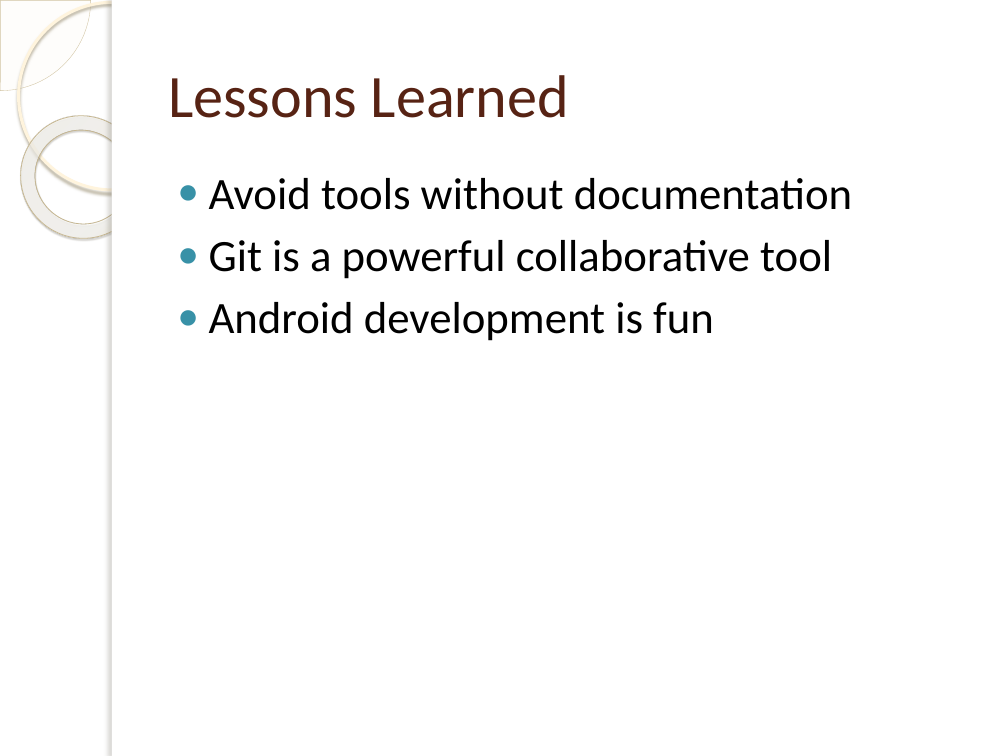
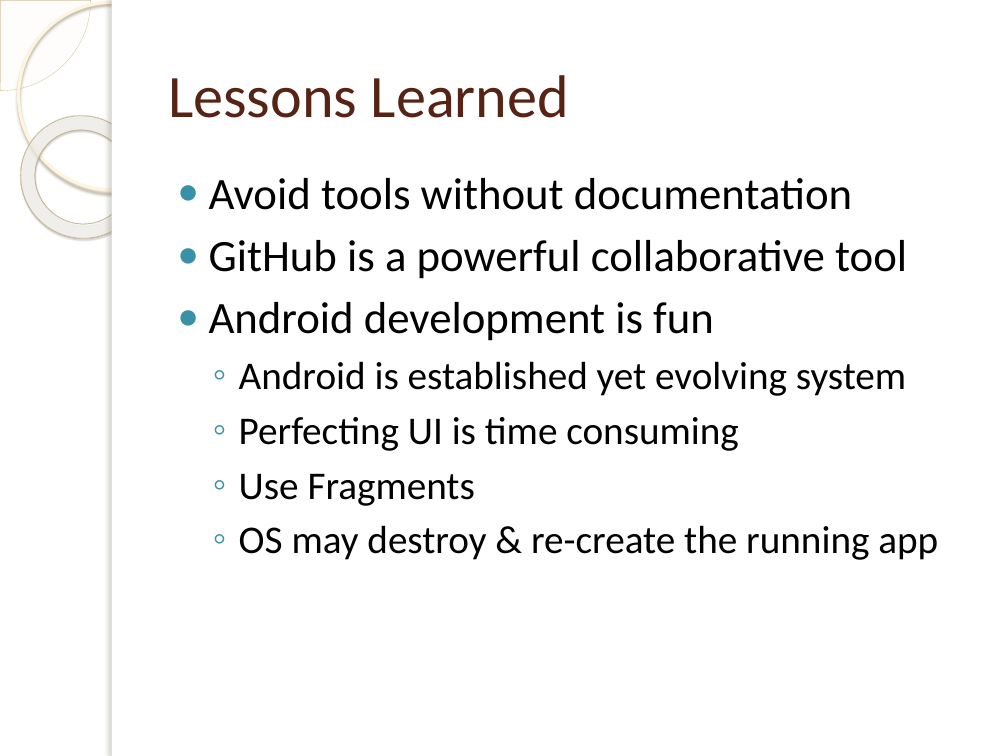
Before and after one commit to borisv13/PokemonTool, a slide deck: slide 6 of docs/PokemonTool.pptx. Drawn at 1008x756 pixels with LibreOffice and Linux fonts; fonts in the diff are those of the drawing; background and template pictures are left out. Boxes give left, top, right and bottom in pixels: in the first picture for what was removed or moved away, otherwise in the second. Text is boxed around its words. In the diff, an @@ line names an element or a change of style, - is before the commit and + after.

```diff
--- a/docs/PokemonTool.pptx
+++ b/docs/PokemonTool.pptx
@@ text at box(209, 240, 907, 279): text changed @@
-● Git is a powerful collaborative tool
+● GitHub is a powerful collaborative tool
@@ text at box(239, 361, 938, 560): paragraphs added @@
+  ◦ Android is established yet evolving system
+  ◦ Perfecting UI is time consuming
+  ◦ Use Fragments
+  ◦ OS may destroy & re-create the running app
```
Also in this commit, not shown: 2 other slides changed, 1 other file.
